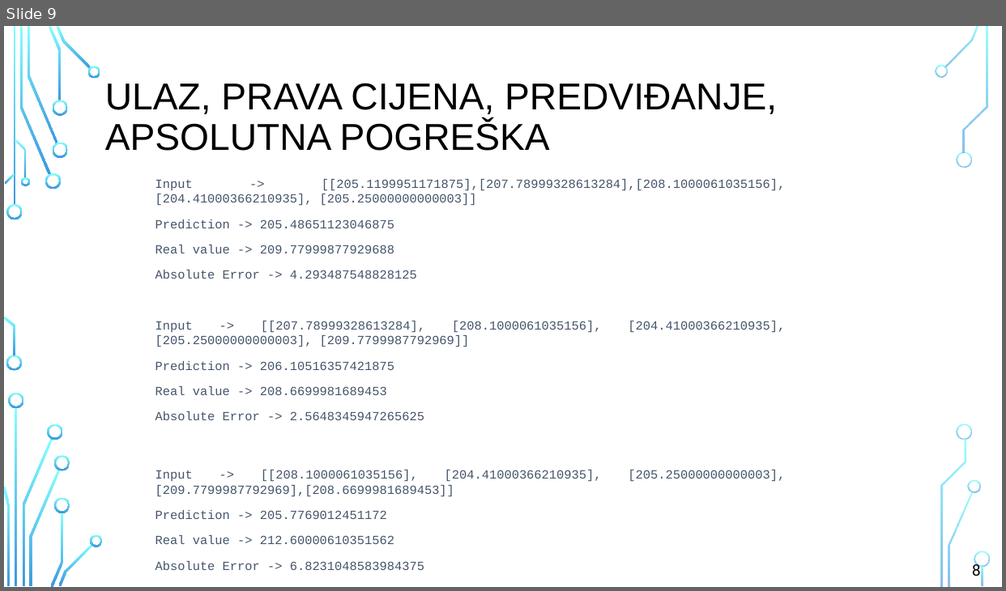
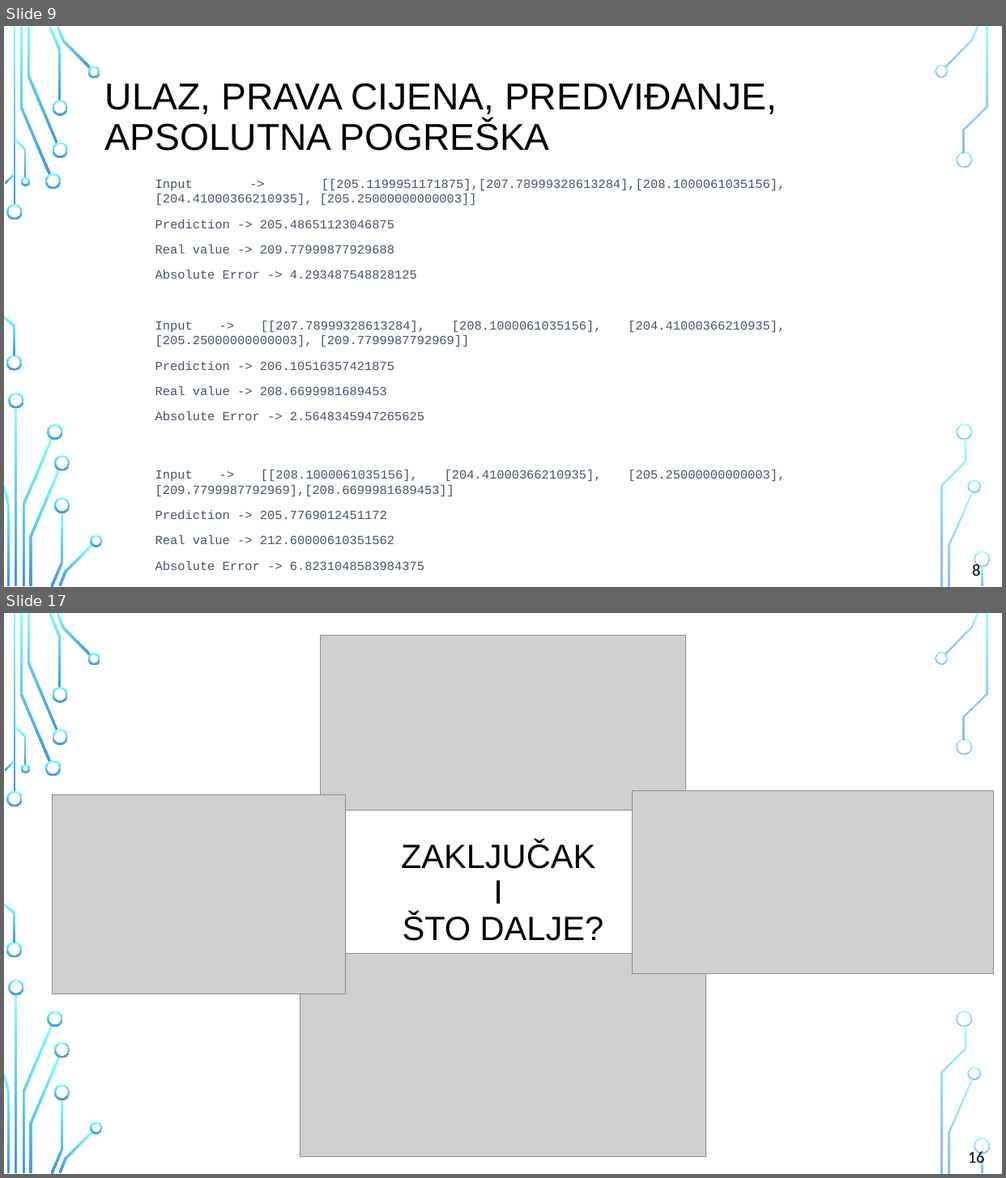
Before and after one commit to Darex20/final-thesis, a slide deck: prezentacija/PredvidanjeTrzistaDionica.pptx. Shown one above the other, each under a label of ours: slide 9 before the commit, slides 9 and 17 after it; the slides between them are not shown. The pictures are 1006x591 and 1006x1178 pixels, drawn with LibreOffice and Linux fonts; fonts in the diff are those of the drawing; grey boxes stand for pictures; background and template pictures are left out. Boxes give left, top, right and bottom in pixels: in the first picture for what was removed or moved away, otherwise in the second. Text is boxed around its words. In the diff, an @@ line names an element or a change of style, - is before the commit and + after.

```diff
--- a/prezentacija/PredvidanjeTrzistaDionica.pptx
+++ b/prezentacija/PredvidanjeTrzistaDionica.pptx
@@ slide 17 added at (4,613,1002,1174), background picture (left out); not listed: 36 template elements that a slide beside it also shows @@
@@ picture added at (320,636,686,811) @@
@@ picture added at (53,795,346,994) @@
@@ picture added at (632,791,994,974) @@
@@ title added at (401,841,603,941), 32.4 pt, text #000000 @@
+ZAKLJUČAK
+I
+ŠTO DALJE?
@@ picture added at (300,954,706,1157) @@
@@ text added at (968,1149,985,1168), 16 pt, text #000000 @@
+16
```
Also in this commit, not shown: 2 slides changed, 7 other slides added, 2 other files.
